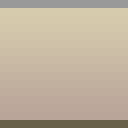
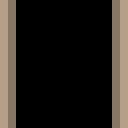
Revision of a layered w=128, h=128 image; what changed, layer by layer:
showed group "Ceilings" (21 layers) over (0, 0, 128, 128)
showed "CeilingDouble1" over (0, 0, 128, 128)
hid group "Wallls" (5 layers) over (0, 0, 128, 128)
hid "Wall1" over (0, 0, 128, 128)
